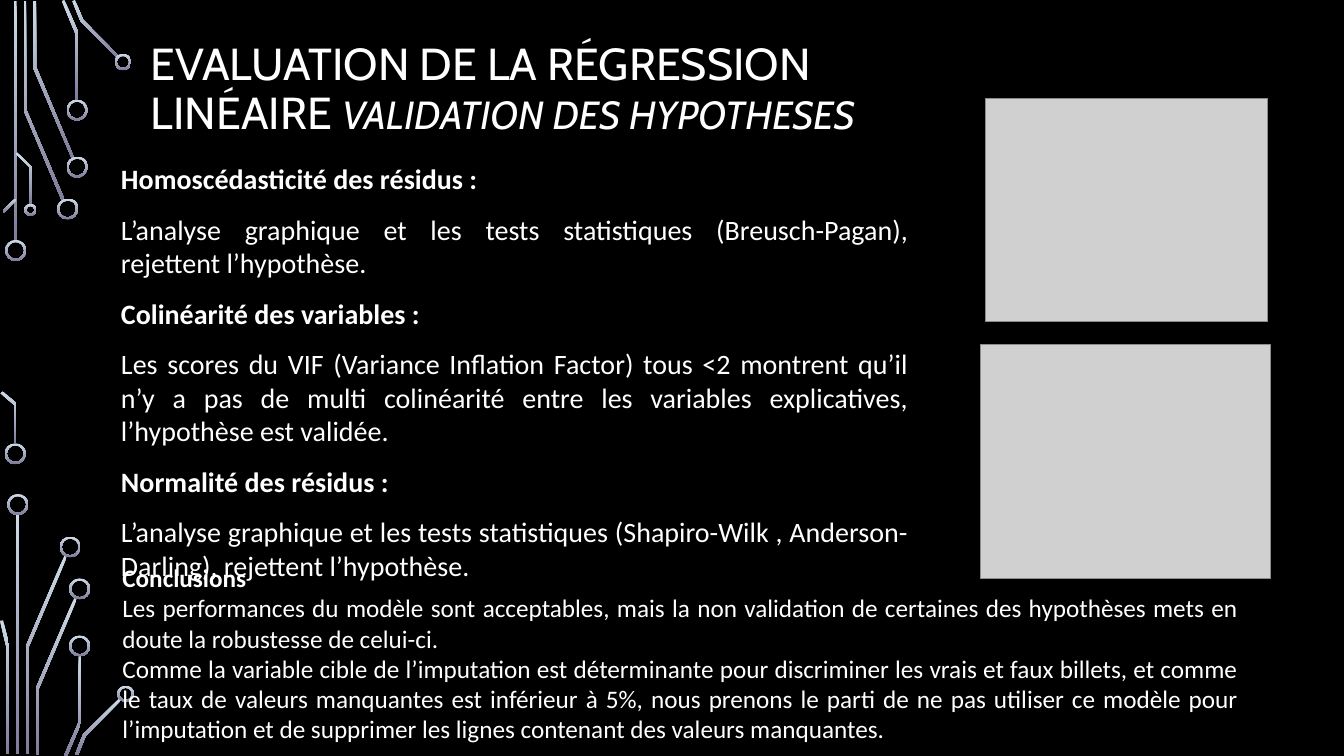
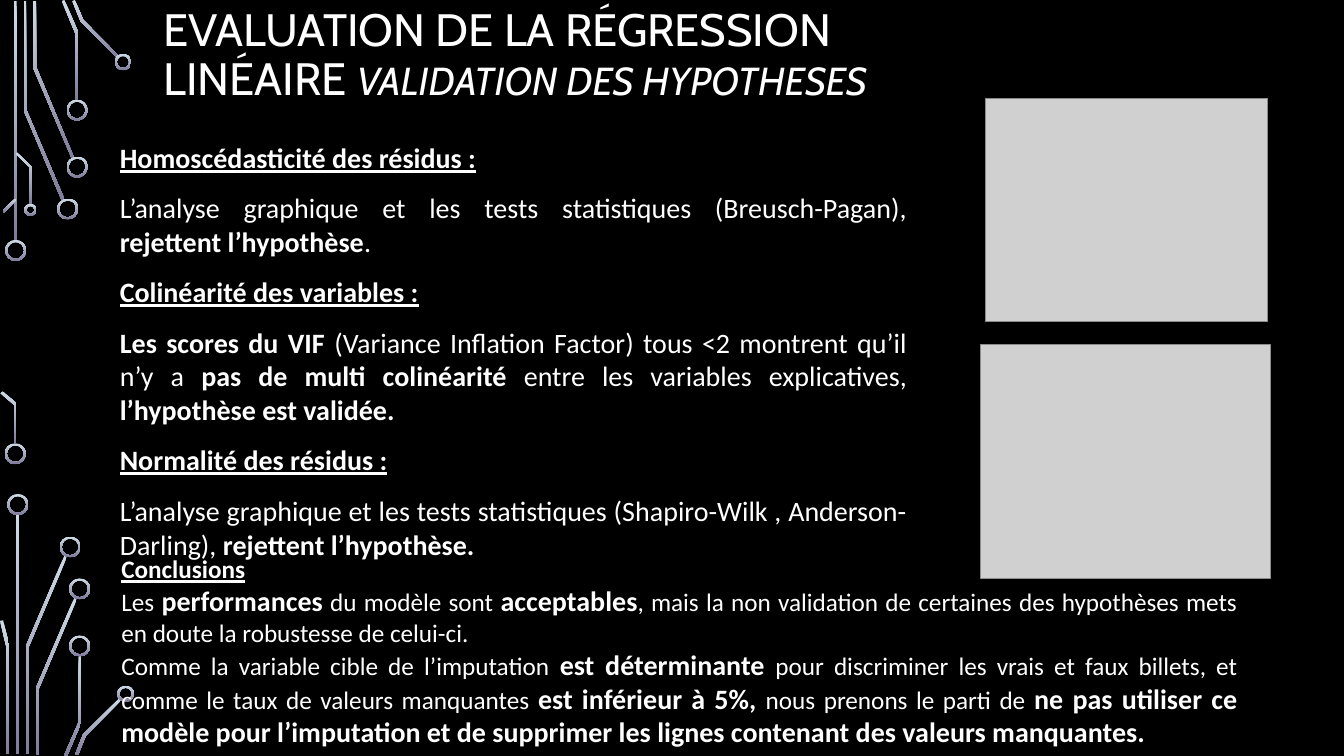
Before and after one commit to francoisvercellotti/application-detection-faux-billets, a slide deck: slide 10 of Vercellotti_François_3_support_presentation_092024.pptx. Drawn at 1344x756 pixels with LibreOffice and Linux fonts; fonts in the diff are those of the drawing; grey boxes stand for pictures; background and template pictures are left out. Boxes give left, top, right and bottom in pixels: in the first picture for what was removed or moved away, otherwise in the second. Text is boxed around its words. In the diff, an @@ line names an element or a change of style, - is before the commit and + after.

```diff
--- a/Vercellotti_François_3_support_presentation_092024.pptx
+++ b/Vercellotti_François_3_support_presentation_092024.pptx
@@ title "EVALUATION DE LA RÉGRESSION LINÉAIRE ...": place and size @@
-title "EVALUATION DE LA RÉGRESSION LINÉAIRE ..." at (151, 43, 855, 130)
+title "EVALUATION DE LA RÉGRESSION LINÉAIRE ..." at (164, 8, 867, 96)
@@ title "EVALUATION DE LA RÉGRESSION LINÉAIRE ..." at (164, 8, 867, 96): size 32 to 32.4 pt in "EVALUATION DE LA RÉGRESSION LINÉAIRE"; size 28 to 27.9 pt in "VALIDATION DES HYPOTHESES" @@
@@ text "Homoscédasticité des résidus :": place and size @@
-text "Homoscédasticité des résidus :" at (121, 169, 908, 583)
+text "Homoscédasticité des résidus :" at (120, 148, 907, 561)
@@ text "Homoscédasticité des résidus :" at (120, 148, 907, 561): underline on in "Homoscédasticité des résidus :", "Colinéarité des variables :", "Normalité des résidus :"; bold on in "rejettent l’hypothèse.", "Les scores du VIF pas de multi ...", "rejettent l’hypothèse." @@
@@ text "Conclusions": place and size @@
-text "Conclusions" at (122, 567, 1237, 743)
+text "Conclusions" at (121, 558, 1237, 747)
@@ text "Conclusions" at (121, 558, 1237, 747): underline on in "Conclusions"; size 18 to 20 pt, bold on in "performances acceptables,", "est déterminante est inférieur à 5%, ne ..." @@
```
Also in this commit, not shown: 11 other slides changed, 12 other files.
